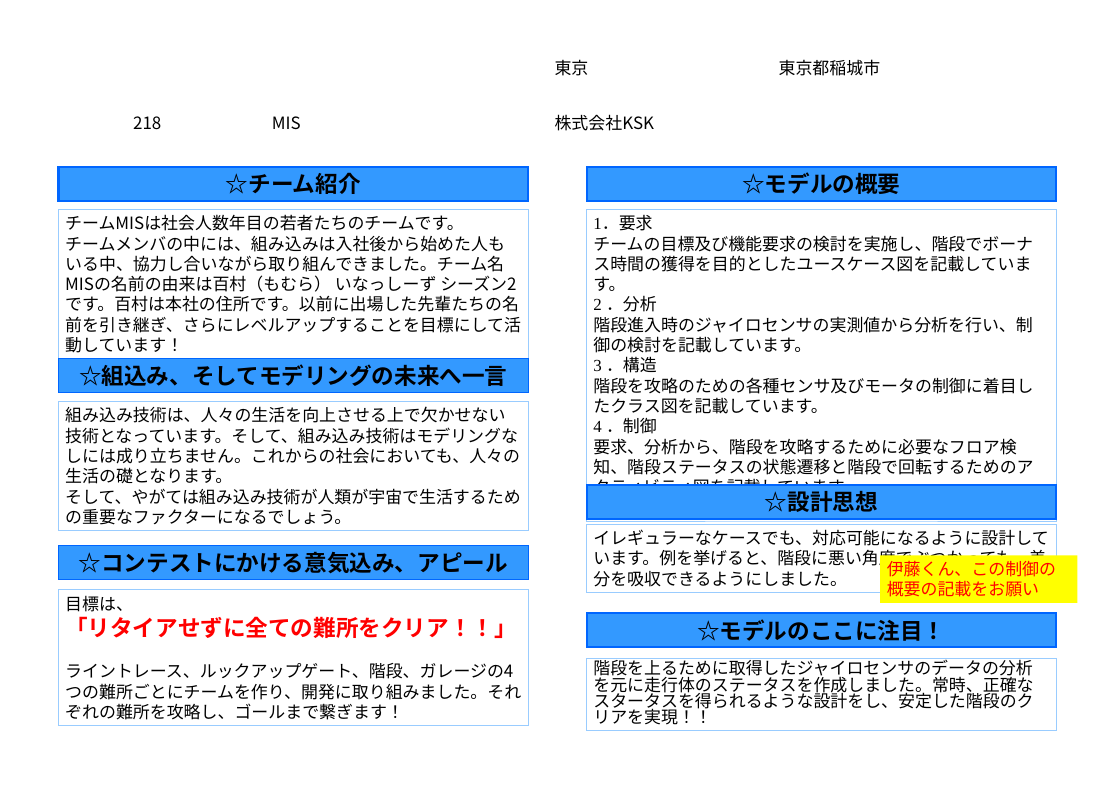
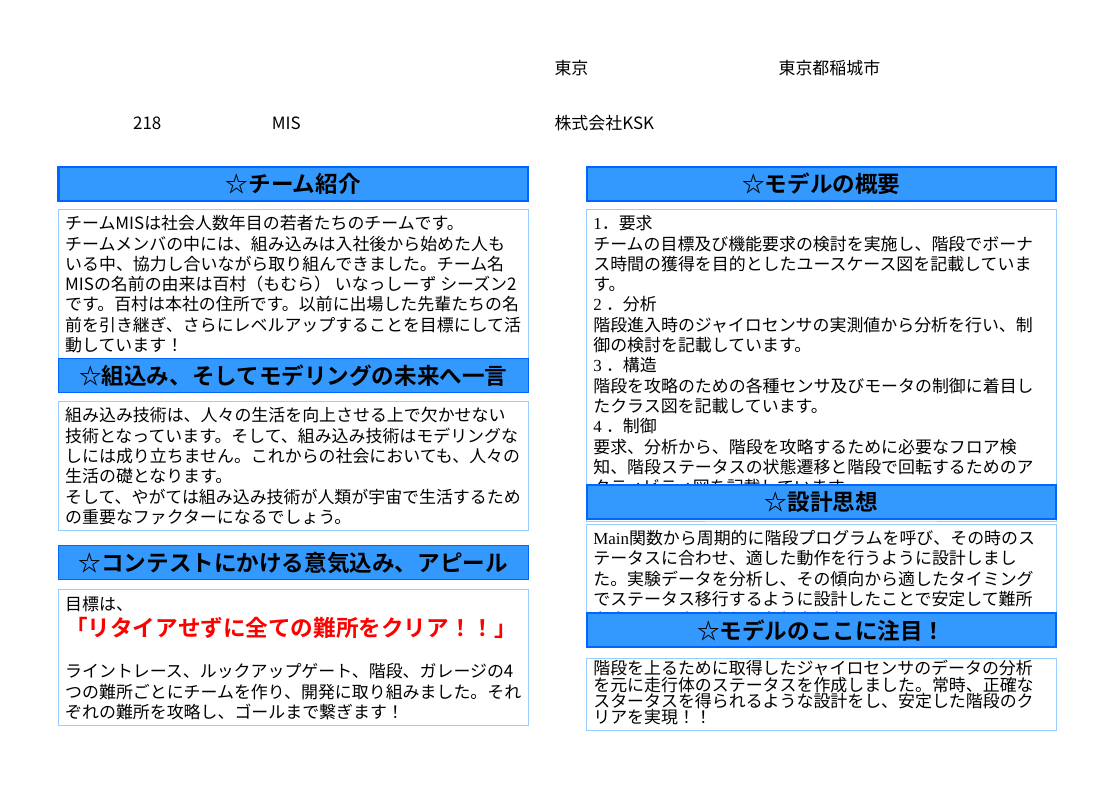
Before and after one commit to robokon/Doc, a slide deck: slide 1 of 1.設計書/ルックアップゲート/nambu_work/concept_sheet2017_background_imaged_KSK_20170805.ppt. Drawn at 1120x792 pixels with LibreOffice and Linux fonts; fonts in the diff are those of the drawing; background and template pictures are left out. Boxes give left, top, right and bottom in pixels: in the first picture for what was removed or moved away, otherwise in the second. Text is boxed around its words. In the diff, an @@ line names an element or a change of style, - is before the commit and + after.

```diff
--- a/1.設計書/ルックアップゲート/nambu_work/concept_sheet2017_background_imaged_KSK_20170805.ppt
+++ b/1.設計書/ルックアップゲート/nambu_work/concept_sheet2017_background_imaged_KSK_20170805.ppt
@@ rectangle "Main関数から周期的に階段プログラムを呼び、その時のステータスに合わせ、適した動作を行うように設計しました。実験データ ...": place and size @@
-rectangle "Main関数から周期的に階段プログラムを呼び、その時のステータスに合わせ、適した動作を行うように設計しました。実験データ ..." at (587, 524, 1056, 592)
+rectangle "Main関数から周期的に階段プログラムを呼び、その時のステータスに合わせ、適した動作を行うように設計しました。実験データ ..." at (587, 524, 1056, 633)
@@ text in rectangle at (593, 530, 1035, 631): text changed; font Noto Sans CJK JP to Times New Roman @@
-イレギュラーなケースでも、対応可能になるように設計しています。例を挙げると、階段に悪い角度でぶつかっても、差分を吸収できるようにしました。
+Main関数から周期的に階段プログラムを呼び、その時のステータスに合わせ、適した動作を行うように設計しました。実験データを分析し、その傾向から適したタイミングでステータス移行するように設計したことで安定して難所をクリアできるようになりました。
@@ rectangle removed at (880, 556, 1077, 603) @@
-伊藤くん、この制御の概要の記載をお願い
```
